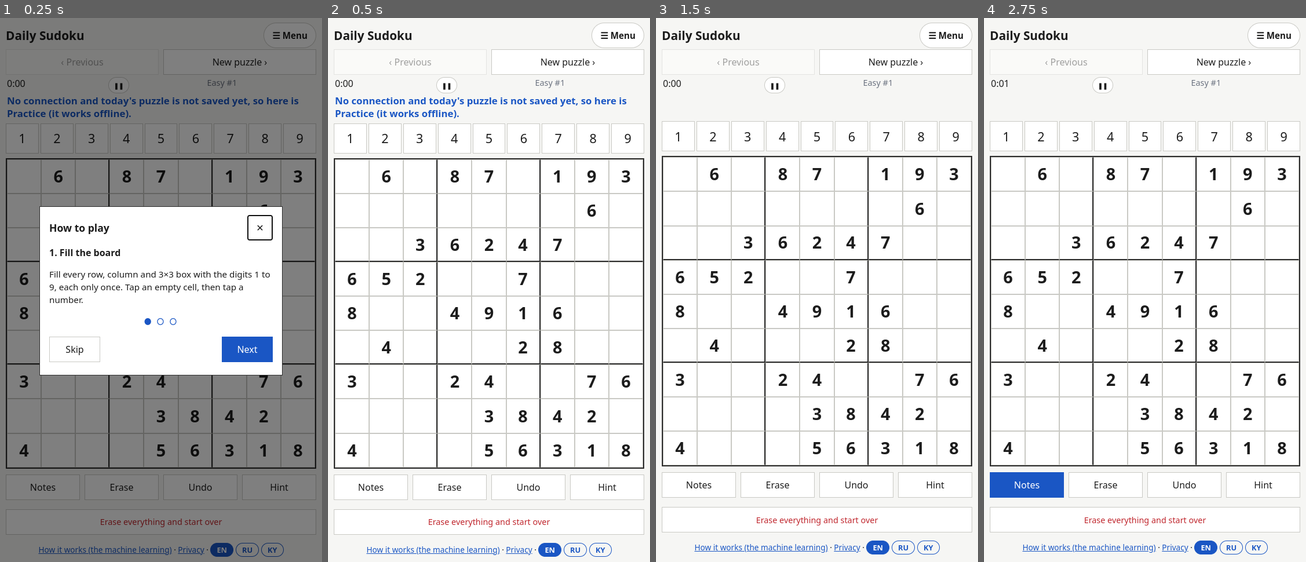
Above: before the commit, frames 1-4 (left to right).
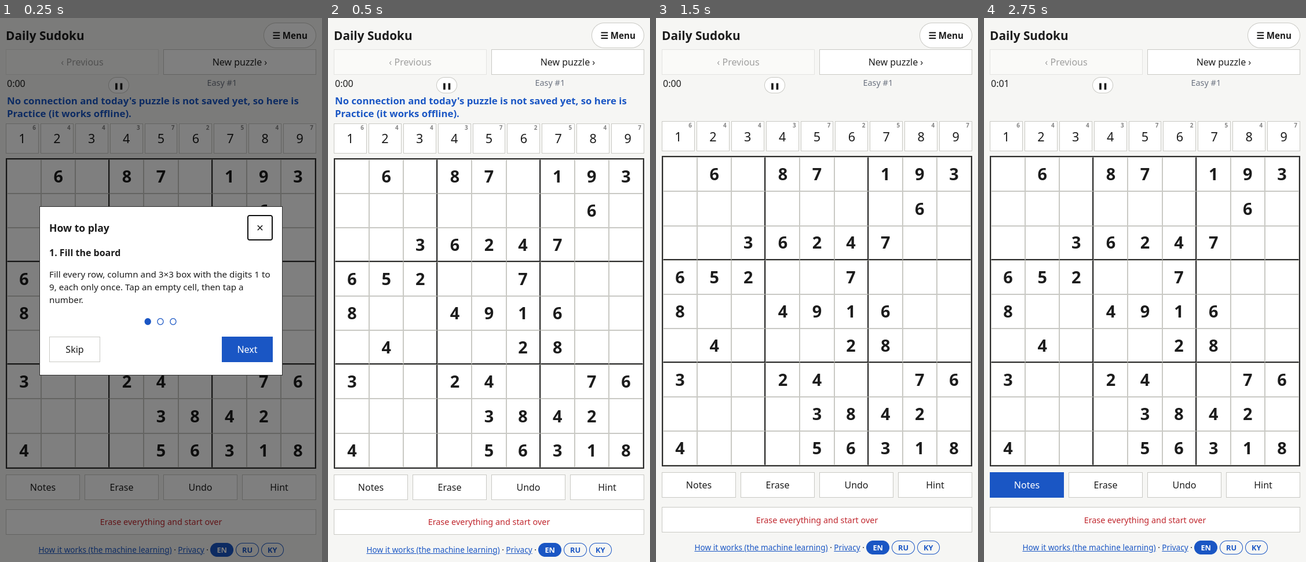
Above: after the commit, the same moments.

Repository: aiyma-a/daily-sudoku
Game: browser game, page docs/index.html
The game is run twice, just before and just after one commit, with the same random seed, the same clock (stepped at 60 frames per second) and the same inputs. When the page shows a pop-up message, it is drawn as a white box for half a second while everything else waits; a line starting with > is the answer the replay typed.
Inputs:
- Up to frame 1 (0.25 s): no input
- Up to frame 2 (0.5 s): click "Skip" at 0.27 s
- Up to frame 3 (1.5 s): click "Erase everything and start ov…" at 0.52 s; tap Space at 1.1 s
- Up to frame 4 (2.75 s): tap Space at 1.6, 2.1, 2.6 s; tap N at 2.52 s

The runs differ from the first frame. In frame 1, less than 0.1% of the frame differs, in the area x 10-98%, y 19-21%; in frame 2, less than 0.1%; in frame 3, less than 0.1%; in frame 4, less than 0.1%.

Commit message:
Number pad: show how many of each digit are left
Co-Authored-By: Claude Sonnet 5.5 <noreply@anthropic.com>

Diff:
--- a/docs/app.js
+++ b/docs/app.js
@@ -165,7 +165,11 @@
     }
     const counts = Array(10).fill(0);
     st.vals.forEach((x) => counts[x]++);
-    [...$("pad").children].forEach((b) => b.classList.toggle("used", counts[+b.dataset.n] >= 9));
+    [...$("pad").children].forEach((b) => {
+      const left = Math.max(0, 9 - counts[+b.dataset.n]);
+      b.classList.toggle("used", left === 0);
+      b.dataset.left = left; // shown as a small badge: how many of this digit are still to place
+    });
     [...$("levels").children].forEach((b) => {
       b.classList.toggle("active", b.dataset.level === level);
       b.classList.toggle("done", isDone(b.dataset.level));
--- a/docs/style.css
+++ b/docs/style.css
@@ -86,6 +86,8 @@
 #pad { display: grid; grid-template-columns: repeat(9, 1fr); gap: 3px; }
 #pad button { padding: 0; min-height: 52px; font-size: 1.35rem; position: relative; }
 #pad button.used { opacity: .35; }
+#pad button::after { content: attr(data-left); position: absolute; top: 2px; right: 4px; font-size: .62rem; font-weight: 600; line-height: 1; opacity: .55; }
+#pad button.used::after { content: ""; }
 #error { color: var(--conflict-text); }
 
 /* win animation */
